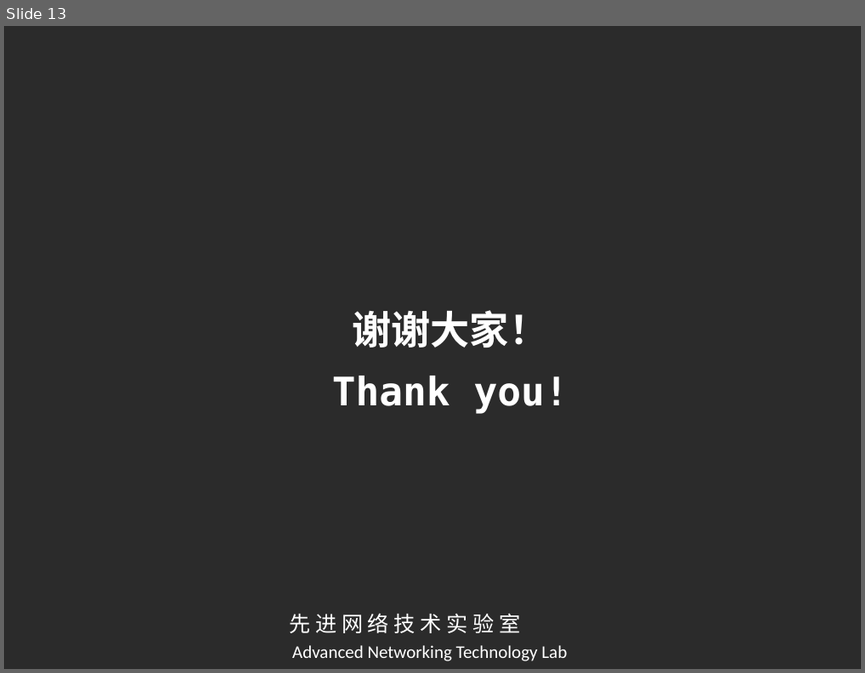
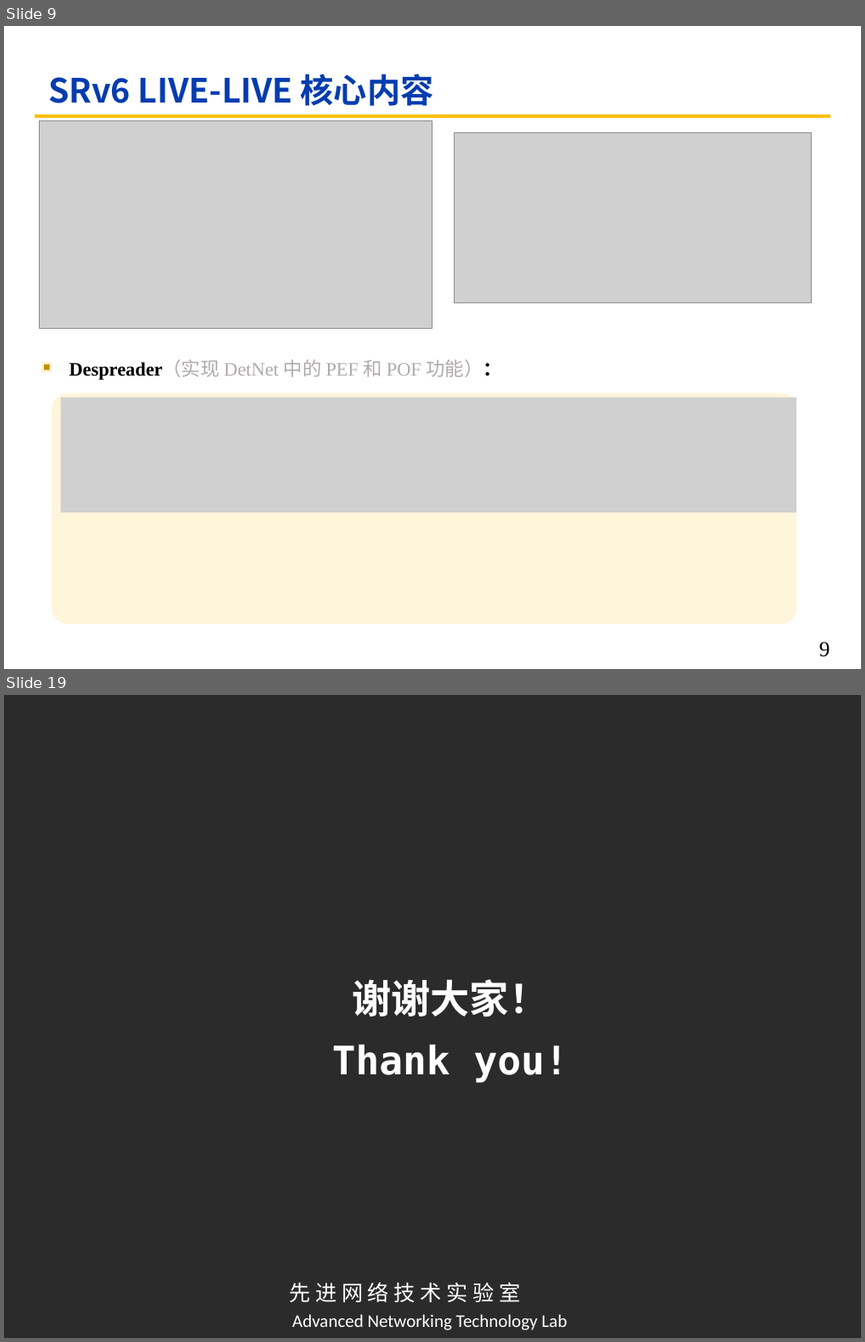
Before and after one commit to cyanbird811/ANTL_papers, a slide deck: 互联网络的设计_汇报/第二次/真正选择/第二次PPT.pptx. Shown one above the other, each under a label of ours: slide 13 before the commit, slides 9 and 19 after it; the slides between them are not shown. The pictures are 865x673 and 865x1342 pixels, drawn with LibreOffice and Linux fonts; fonts in the diff are those of the drawing; grey boxes stand for pictures; background and template pictures are left out; a plain dark background stands for a picture behind light text. Boxes give left, top, right and bottom in pixels: in the first picture for what was removed or moved away, otherwise in the second. Text is boxed around its words. In the diff, an @@ line names an element or a change of style, - is before the commit and + after.

```diff
--- a/互联网络的设计_汇报/第二次/真正选择/第二次PPT.pptx
+++ b/互联网络的设计_汇报/第二次/真正选择/第二次PPT.pptx
@@ slide 9 added at bbox=[4, 26, 861, 669], background #FFFFFF @@
@@ title added at bbox=[48, 74, 434, 106], 28 pt, text #053CAF, bold @@
+SRv6 LIVE-LIVE 核心内容
@@ line added from (35, 116) to (830, 116), #FFC000 3 pt @@
@@ picture added at bbox=[40, 120, 432, 328] @@
@@ picture added at bbox=[454, 132, 812, 302] @@
@@ rectangle added at bbox=[41, 362, 52, 372], fill #FFF2CC @@
@@ rectangle added at bbox=[44, 364, 49, 369], fill #BF9000 @@
@@ text added at bbox=[69, 359, 502, 380], 16 pt, text #AFABAB @@
+Despreader（实现 DetNet 中的 PEF 和 POF 功能）：
@@ rounded rectangle added at bbox=[52, 392, 796, 624], fill #FFF2CC at 70% opacity @@
@@ picture added at bbox=[61, 397, 796, 512] @@
@@ page number added at bbox=[819, 641, 830, 657], 18 pt, text #000000 @@
+9
@@ what was slide 13 is now slide 19 @@
```
Also in this commit, not shown: 5 slides changed, 12 other slides added, 7 slides removed, 1 other file.
